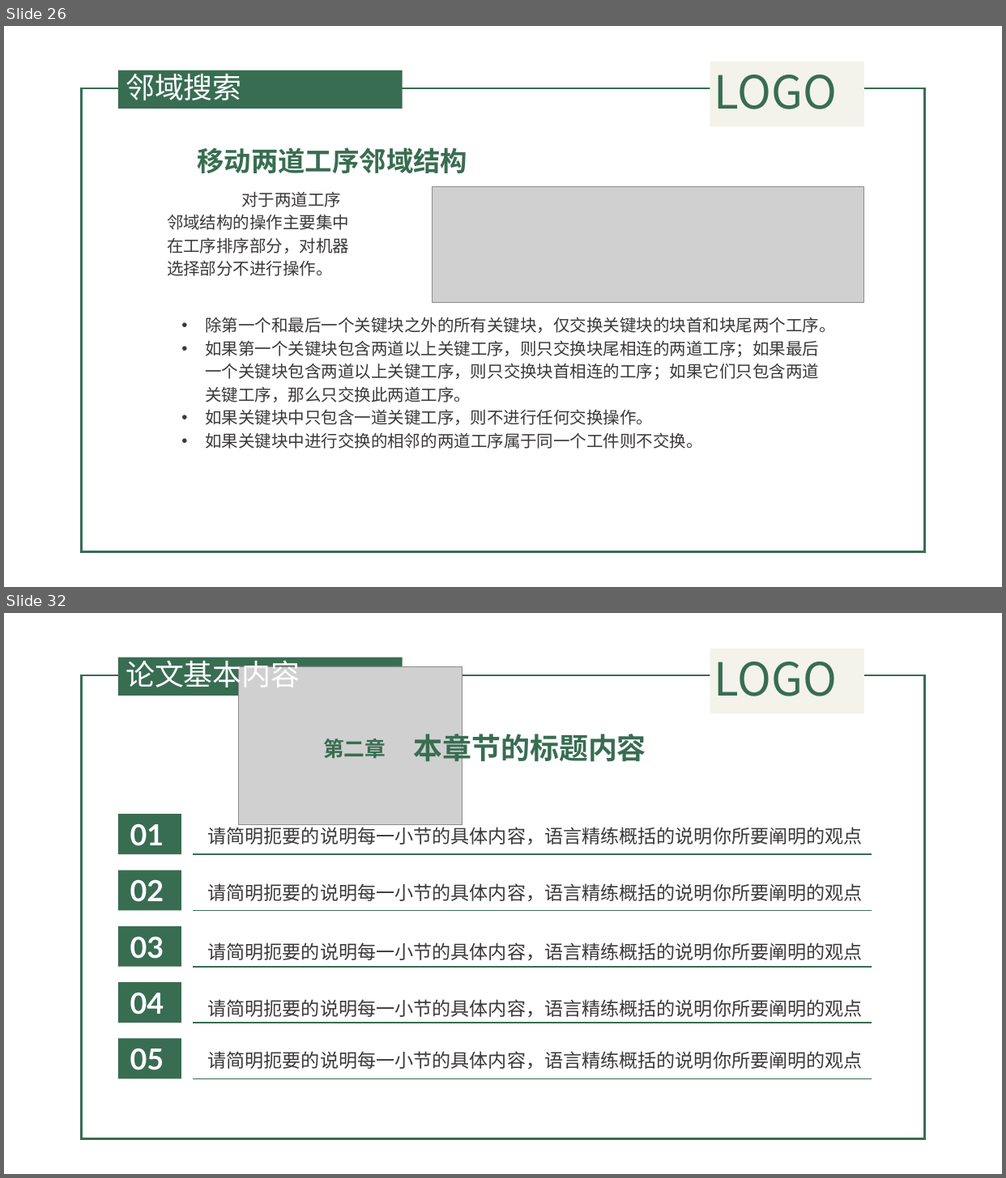
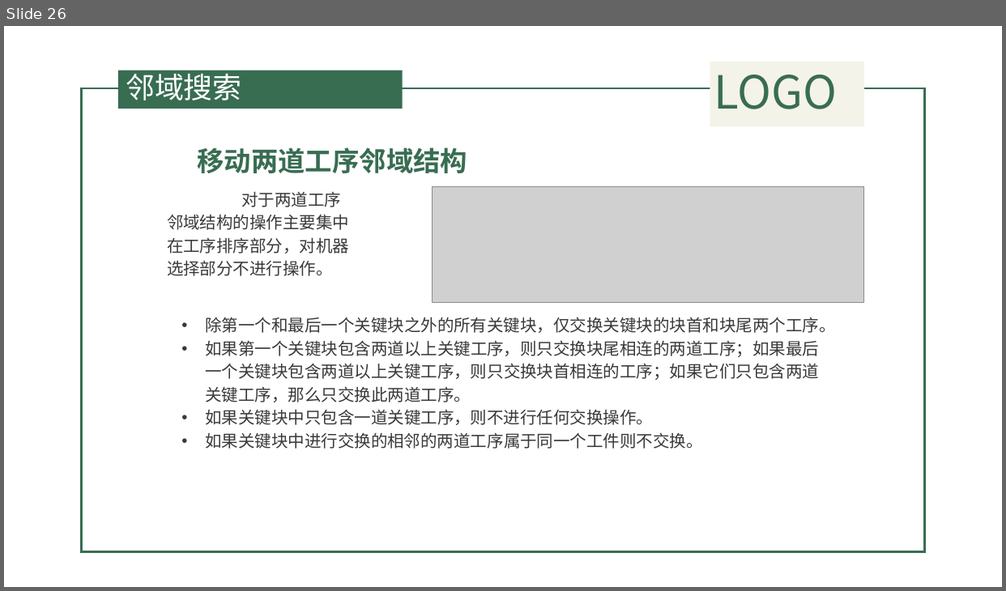
Before and after one commit to QuanQuan6/copy2, a slide deck: 遗传算法.pptx. Shown one above the other, each under a label of ours: slides 26 and 32 before the commit, slide 26 after it; the slides between them are not shown. The pictures are 1006x1178 and 1006x591 pixels, drawn with LibreOffice and Linux fonts; fonts in the diff are those of the drawing; grey boxes stand for pictures; background and template pictures are left out. Boxes give left, top, right and bottom in pixels: in the first picture for what was removed or moved away, otherwise in the second. Text is boxed around its words. In the diff, an @@ line names an element or a change of style, - is before the commit and + after.

```diff
--- a/遗传算法.pptx
+++ b/遗传算法.pptx
@@ slide 32 removed at [4, 613, 1002, 1174], background picture (left out); not listed: 4 template elements that a slide beside it also shows @@
@@ title removed at [126, 656, 300, 693] @@
-论文基本内容
@@ picture removed at [238, 666, 463, 825] @@
@@ pentagon arrow removed at [305, 726, 418, 772] @@
-第二章
@@ chevron removed at [379, 725, 671, 770] @@
-本章节的标题内容
@@ chevron removed at [118, 815, 181, 855] @@
-01
@@ text removed at [207, 824, 862, 845] @@
-请简明扼要的说明每一小节的具体内容，语言精练概括的说明你所要阐明的观点
@@ line removed from (193, 855) to (872, 855) @@
@@ chevron removed at [118, 871, 181, 911] @@
-02
@@ text removed at [207, 884, 862, 901] @@
-请简明扼要的说明每一小节的具体内容，语言精练概括的说明你所要阐明的观点
@@ chevron removed at [118, 926, 181, 967] @@
-03
@@ line removed from (193, 911) to (872, 911) @@
@@ text removed at [207, 943, 862, 960] @@
-请简明扼要的说明每一小节的具体内容，语言精练概括的说明你所要阐明的观点
@@ line removed from (193, 967) to (872, 967) @@
@@ chevron removed at [118, 983, 181, 1023] @@
-04
@@ text removed at [207, 999, 862, 1017] @@
-请简明扼要的说明每一小节的具体内容，语言精练概括的说明你所要阐明的观点
@@ line removed from (193, 1023) to (872, 1023) @@
@@ chevron removed at [118, 1039, 181, 1080] @@
-05
@@ text removed at [207, 1051, 862, 1069] @@
-请简明扼要的说明每一小节的具体内容，语言精练概括的说明你所要阐明的观点
@@ line removed from (193, 1080) to (872, 1080) @@
```
Also in this commit, not shown: 10 slides changed, 8 slides added, 8 other slides removed, 44 other files.
